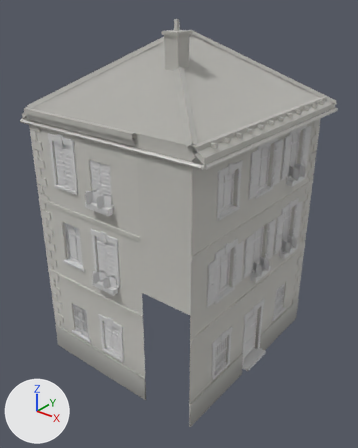
What one commit did to the glTF model public/assets/models/european-town/buildings/block_10.glb.
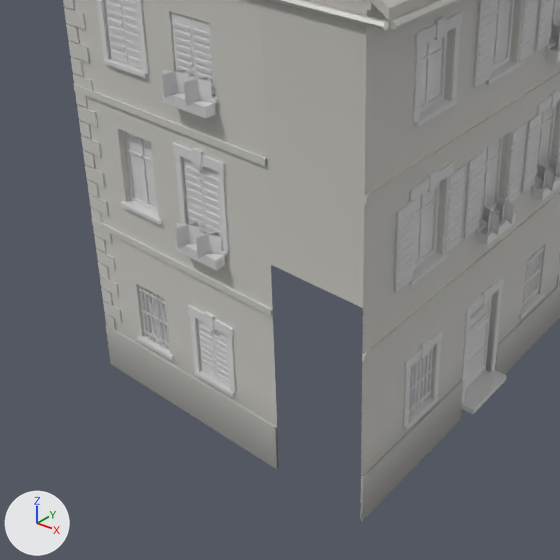
Each version appears first whole from a 50 mm lens placed at (13.52, -22.96, 13.55), pointed at (2.68, -9.41, 5.15), and next in a close-up on the part from 0% to 82% of the width and 34% to 100% of the height. The lights are fixed; the arrows at lower left show +X, +Y and +Z. The first two pictures are the older version. Where no turn or scale is listed for an object, it has been applied to the vertices. Vertices at exactly the same position are counted once.

Objects in the first close-up: 'B48_shell', 'KIT_shut_closed_0.87x1.35_shutter_plaster_ochre_1__shutter_plaster_ochre#5647', 'KIT_shut_closed_0.95x1.28_shutter_plaster_ochre_1__shutter_plaster_ochre#5668', 'KIT_shut_closed_0.95x1.6_shutter_plaster_ochre_1__shutter_plaster_ochre#5655', 'KIT_shut_closed_0.95x1.6_shutter_plaster_ochre_1__shutter_plaster_ochre#5664', 'KIT_shut_open_0.95x1.6_shutter_plaster_ochre_1__shutter_plaster_ochre#5693', 'KIT_shut_open_0.95x1.6_shutter_plaster_ochre_1__shutter_plaster_ochre#5699', 'KIT_shut_open_0.95x1.6_shutter_plaster_ochre_1__shutter_plaster_ochre#5723', 'KIT_surround_0.87x1.35__stone_trim#5646', 'KIT_surround_0.95x1.28__stone_trim#5717', 'KIT_surround_0.95x1.6__stone_trim#5654', 'KIT_surround_1.1x2.3_d__stone_trim#5679' and 57 more.
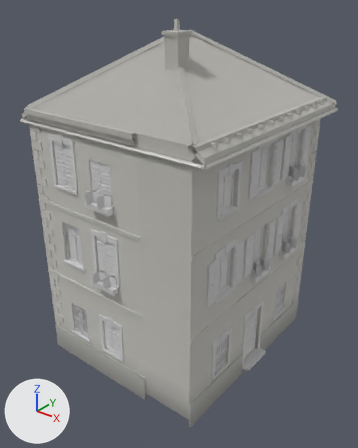
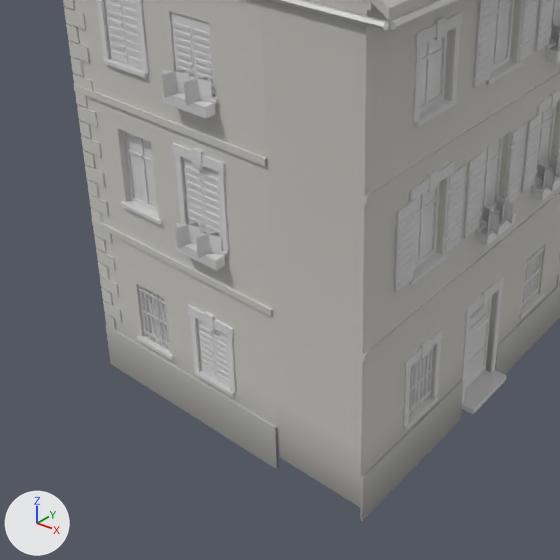
Diff of the bpy script that builds the scene:
```diff
--- a/public/assets/models/european-town/buildings/block_10.glb.py
+++ b/public/assets/models/european-town/buildings/block_10.glb.py
@@ mat_interior_dark @@
+mat_interior_dark = bpy.data.materials.new('interior_dark')
+# nodes: BsdfPrincipled, Mix, OutputMaterial, VertexColor
+# colours: white #e7e7e7, mixed with the vertex colours
@@ me_b48_shell @@
 # used by ob_b48_shell; location = (2.5, -9.0, 0.0)
-me_b48_shell.from_pydata(...)  # 2022 vertices, 2820 faces; spans x -4.01..4.01, y -4.16..4.51, z -0.3..12.59
+me_b48_shell.from_pydata(...)  # 2028 vertices, 2842 faces; spans x -4.01..4.01, y -4.16..4.51, z -0.3..12.59
+# me_b48_shell part 1
+# 5 vertices are removed from x 1.5..3.5, y -4.0, z 4.4
+# 8 faces are deleted
+# 6 vertices are added at (2.0, -4.0, 1.4), (2.5, -4.0, 1.4), (3.0, -4.0, 1.4), (2.0, -4.0, 0.6), (2.5, -4.0, 0.6), (3.0, -4.0, 0.6)
+# 5 new vertices lie (0.0, 0.0, -0.6) away from vertices in x 1.5..3.5, y -4.0, z 0.6
+# 24 new faces join them, mat_plaster_ochre
+# 2 new faces join them, mat_interior_dark
+# other edits to the shape of me_b48_shell do not show in these pictures
 me_b48_shell.materials.append(mat_plaster_ochre)
@@ me_b48_shell @@
 me_b48_shell.materials.append(mat_terracotta)
+me_b48_shell.materials.append(mat_interior_dark)
```

Boxes (x1, y1, x2, y2) around the edits, measured in the close-ups (560 x 560 px):
part 1 of me_b48_shell, built on
    before: (261, 0, 366, 308)
    after: (261, 0, 366, 508)
